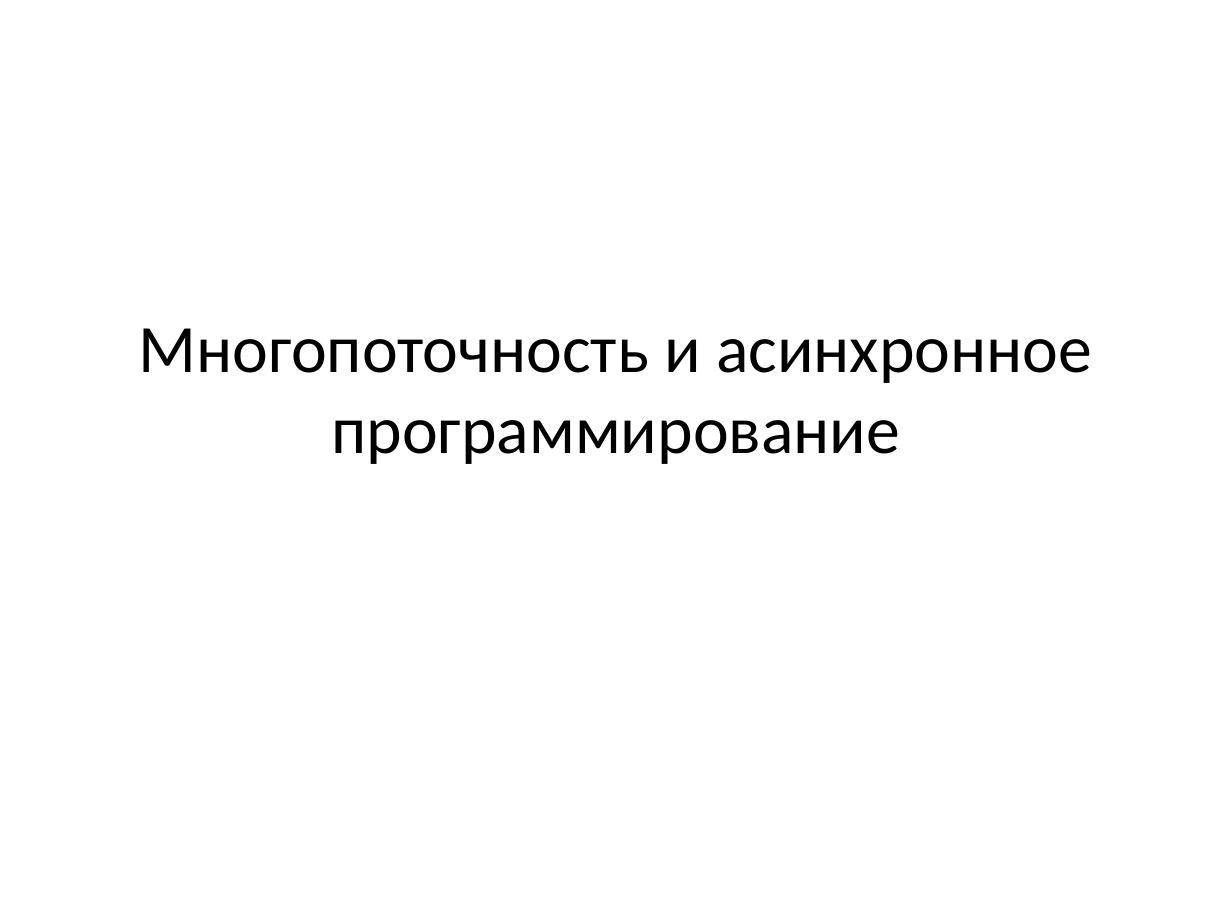
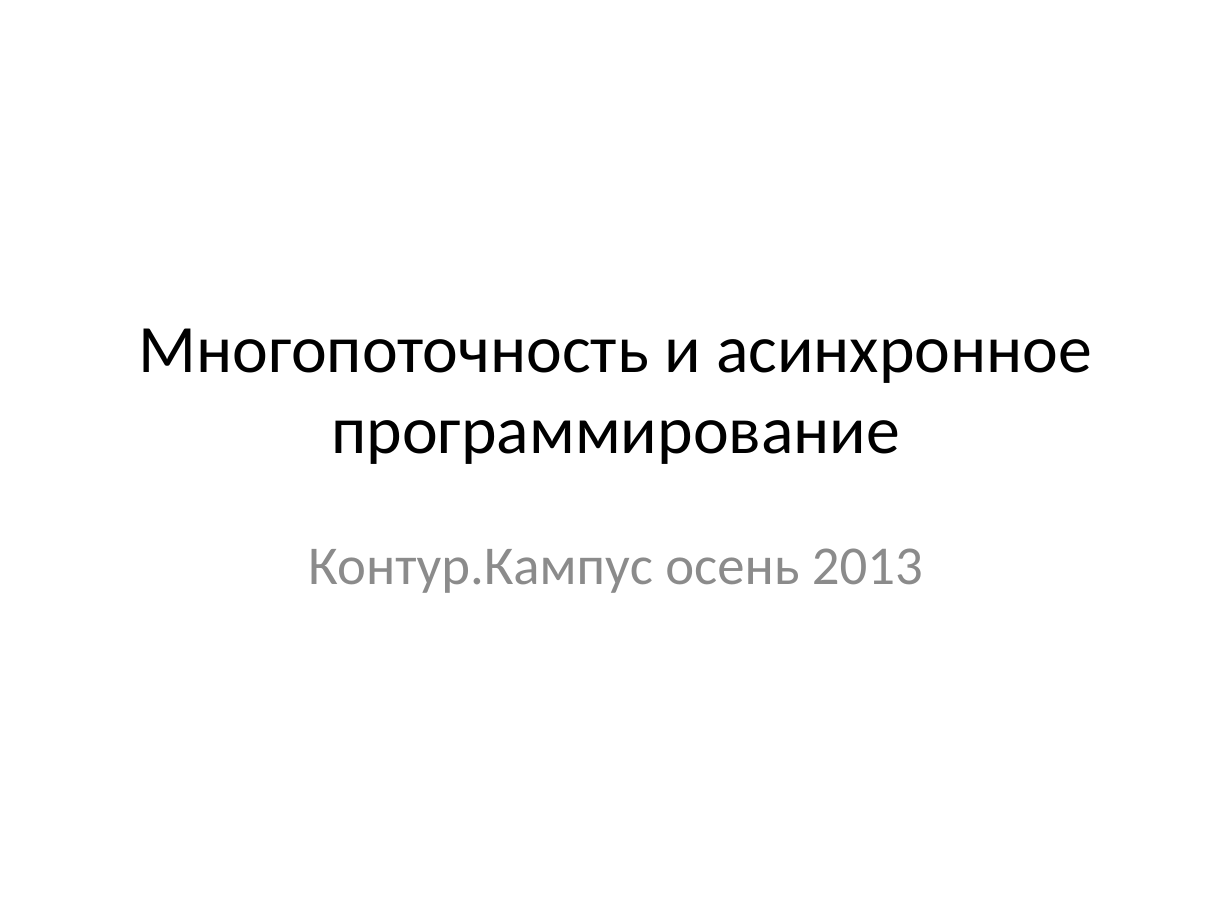
Before and after one commit to kontur-edu/kampus-ekb-2013-11, a slide deck: slide 1 of 04-Async/Многопоточное программирование.pptx. Drawn at 1232x924 pixels with LibreOffice and Linux fonts; fonts in the diff are those of the drawing. Boxes give left, top, right and bottom in pixels: in the first picture for what was removed or moved away, otherwise in the second. Text is boxed around its words. In the diff, an @@ line names an element or a change of style, - is before the commit and + after.

```diff
--- a/04-Async/Многопоточное программирование.pptx
+++ b/04-Async/Многопоточное программирование.pptx
@@ subtitle added at (308, 548, 923, 593), 32 pt, text #8C8C8C @@
+Контур.Кампус осень 2013
```
Also in this commit, not shown: 14 other files.
